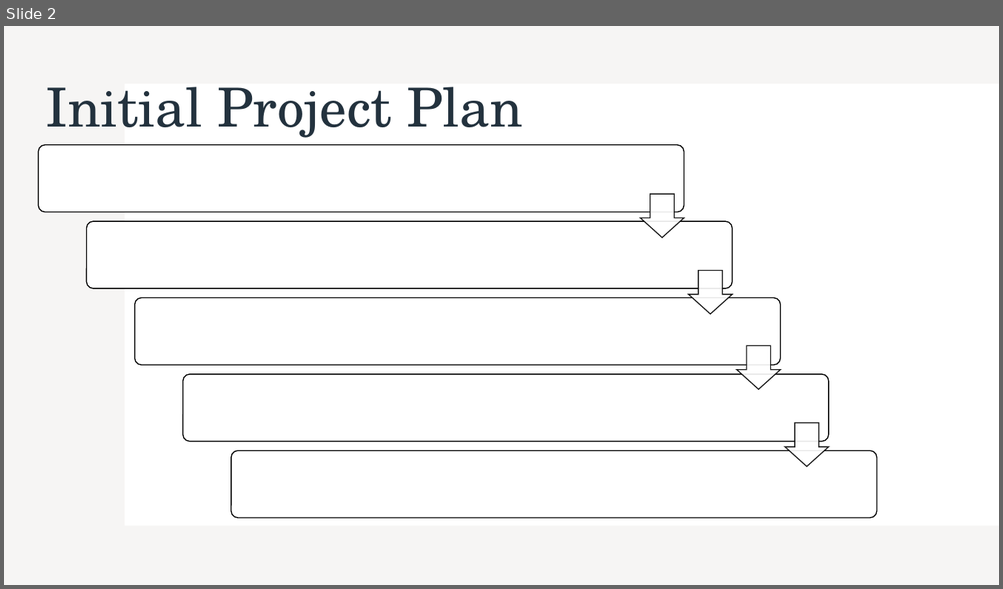
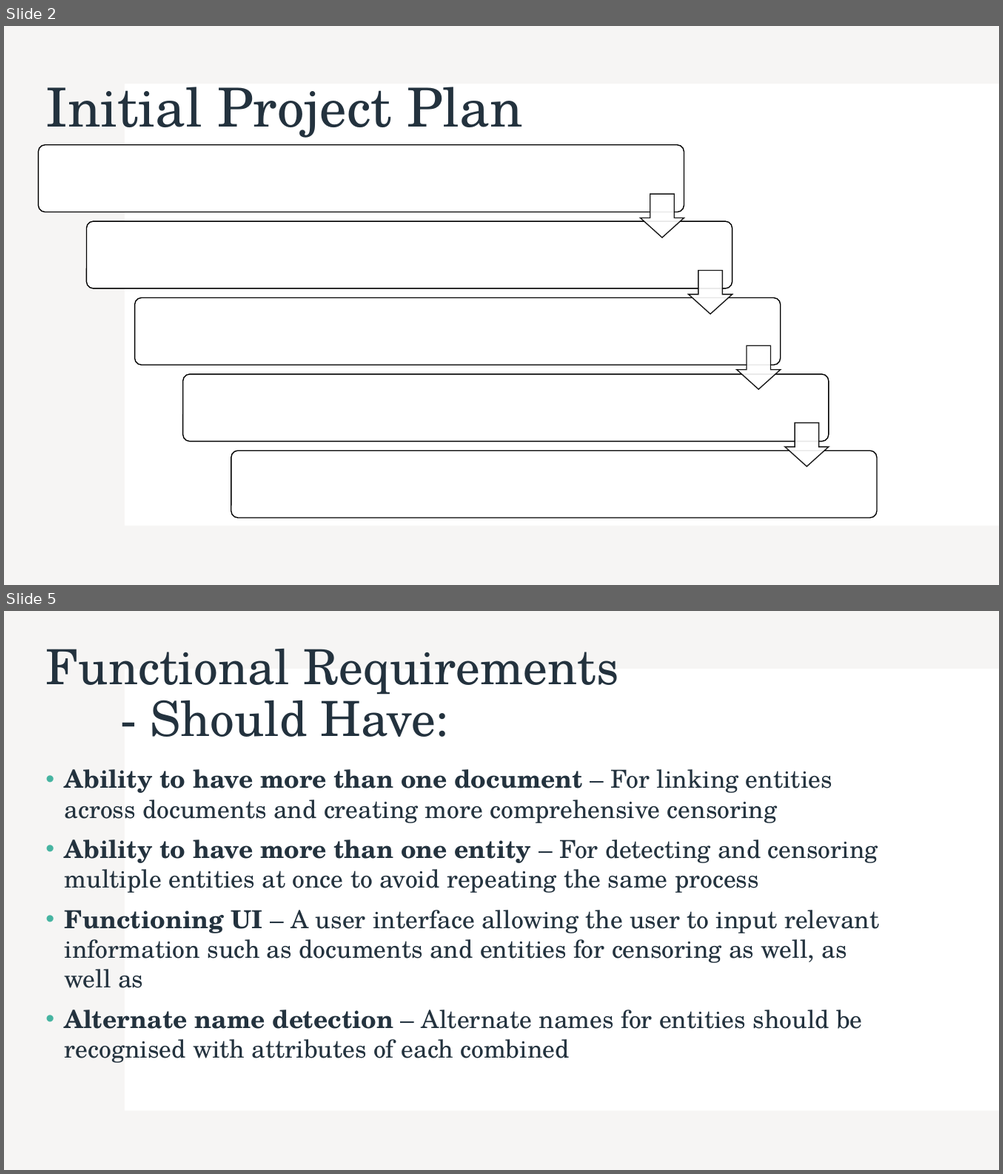
Before and after one commit to lewisponsonby/L4-Project, a slide deck: meetings/meeting-1.pptx. Shown one above the other, each under a label of ours: slide 2 before the commit, slides 2 and 5 after it; the slides between them are not shown. The pictures are 1003x589 and 1003x1174 pixels, drawn with LibreOffice and Linux fonts; fonts in the diff are those of the drawing. Boxes give left, top, right and bottom in pixels: in the first picture for what was removed or moved away, otherwise in the second. Text is boxed around its words. In the diff, an @@ line names an element or a change of style, - is before the commit and + after.

```diff
--- a/meetings/meeting-1.pptx
+++ b/meetings/meeting-1.pptx
@@ slide 5 added at box(4, 611, 999, 1170), background #FFFFFF; not listed: 2 template elements that a slide beside it also shows @@
@@ title added at box(45, 648, 618, 737), 46.8 pt, text #23323E @@
+Functional Requirements
+- Should Have:
@@ text added at box(65, 769, 879, 1063), 24 pt, text #23323E @@
+• Ability to have more than one document – For linking entities across documents and creating more comprehensive censoring
+• Ability to have more than one entity – For detecting and censoring multiple entities at once to avoid repeating the same process
+• Functioning UI – A user interface allowing the user to input relevant information such as documents and entities for censoring as well, as well as
+• Alternate name detection – Alternate names for entities should be recognised with attributes of each combined
```
Also in this commit, not shown: 1 slide changed, 5 other slides added, 2 slides removed, 2 other files.
